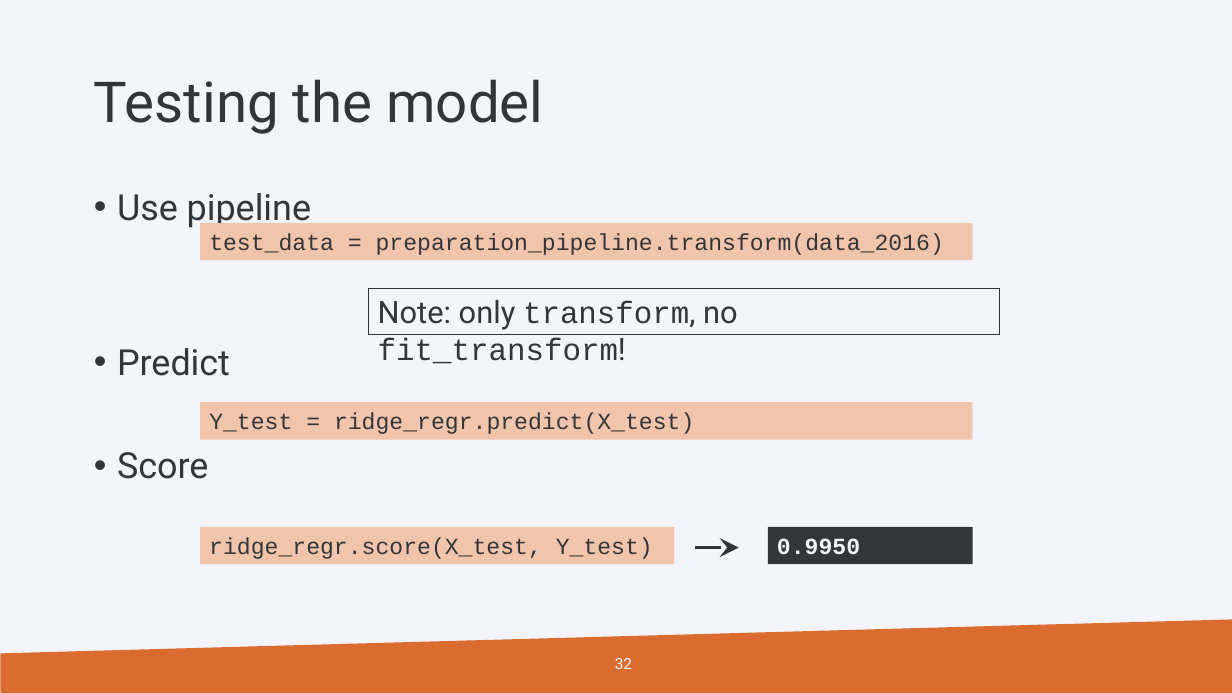
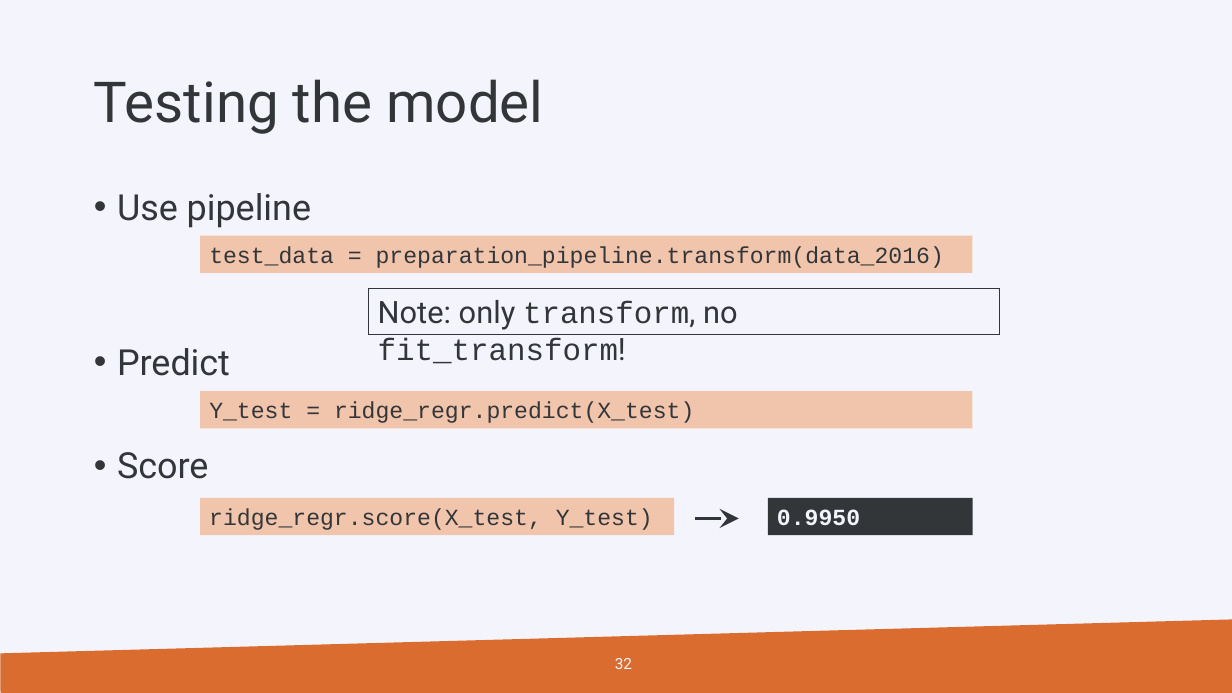
Before and after one commit to gjbex/Machine-learning-with-Python, a slide deck: slide 32 of python_for_machine_learning.pptx. Drawn at 1232x693 pixels with LibreOffice and Linux fonts; fonts in the diff are those of the drawing; background and template pictures are left out. Boxes give left, top, right and bottom in pixels: in the first picture for what was removed or moved away, otherwise in the second. Text is boxed around its words. In the diff, an @@ line names an element or a change of style, - is before the commit and + after.

```diff
--- a/python_for_machine_learning.pptx
+++ b/python_for_machine_learning.pptx
@@ rectangle "test_data = preparation_pipeline.transform(data_2016)": place and size @@
-rectangle "test_data = preparation_pipeline.transform(data_2016)" at [201,223,973,260]
+rectangle "test_data = preparation_pipeline.transform(data_2016)" at [201,236,973,273]
@@ rectangle "Y_test = ridge_regr.predict(X_test)": place and size @@
-rectangle "Y_test = ridge_regr.predict(X_test)" at [201,402,973,439]
+rectangle "Y_test = ridge_regr.predict(X_test)" at [201,391,973,428]
@@ 2 rectangles, 1 arrow: place and size @@
-2 rectangles, 1 arrow at [201,527,973,564]
+2 rectangles, 1 arrow at [201,498,973,535]
```
Also in this commit, not shown: 6 other slides changed.
